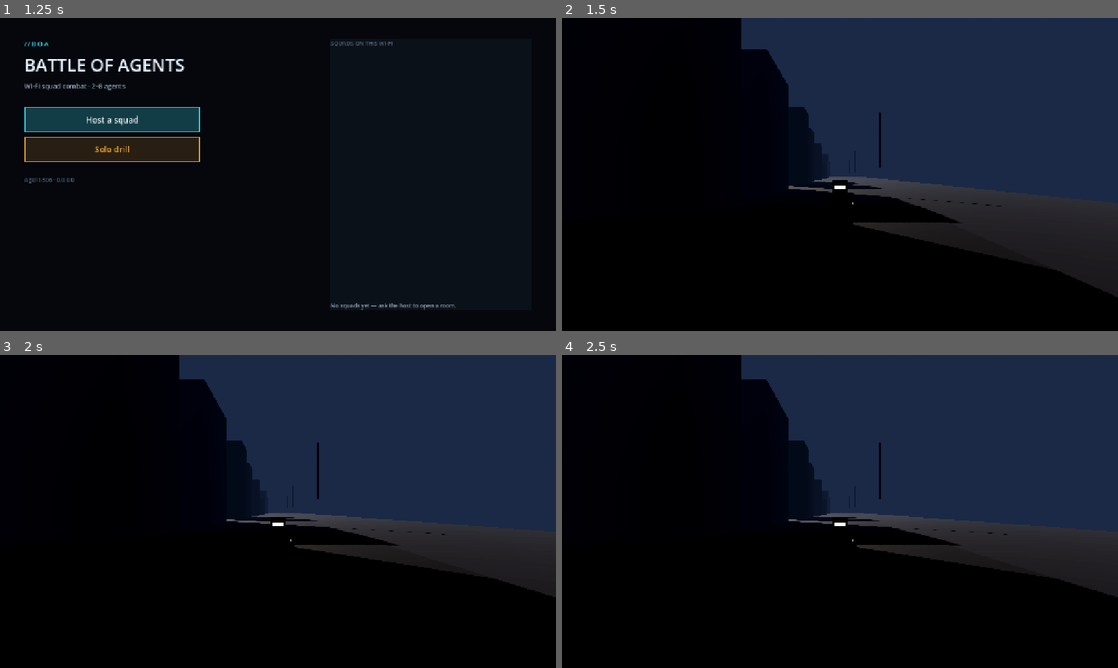
Above: before the commit, frames 1-4 (two rows, left to right).
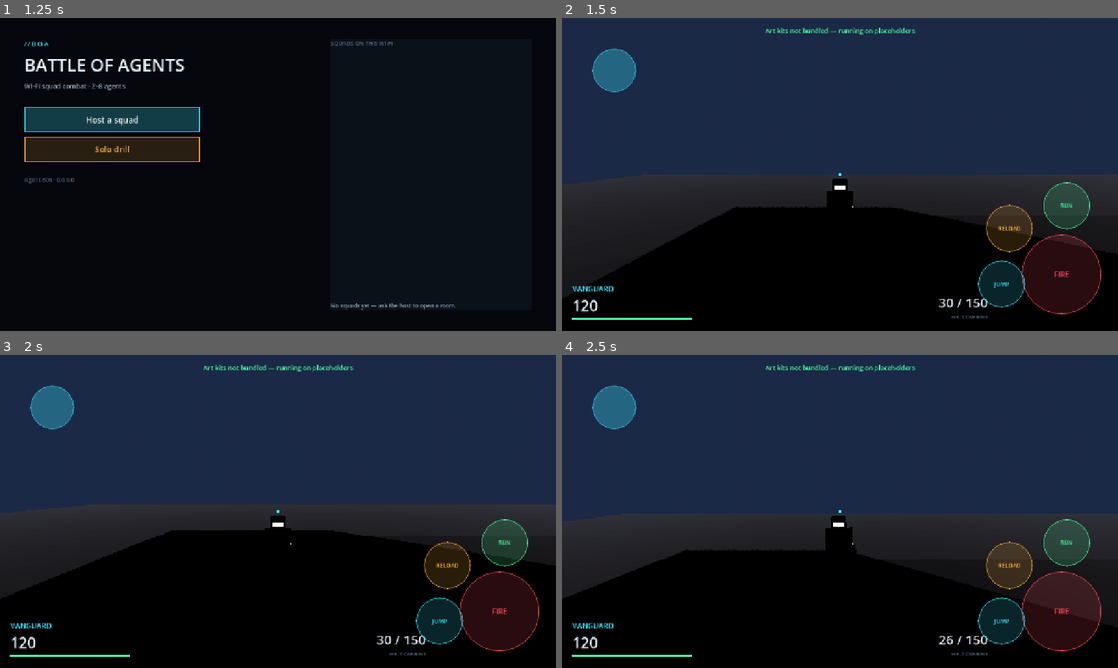
Above: after the commit, the same moments.

Repository: ElyasOmarcodes/My-Game
Game: Godot game, scene res://scenes/Main.tscn
The game is run twice, just before and just after one commit, with the same random seed, the same clock (stepped at 60 frames per second) and the same inputs.
Inputs (mouse positions are in pixels of both pictures, inside the frame that each line leads up to):
- Up to frame 1 (1.25 s): click "Host a squad" at 0.5 s
- Up to frame 2 (1.5 s): click "Solo drill" at 1.25 s
- Up to frame 3 (2 s): no input
- Up to frame 4 (2.5 s): tap Enter at 2 s; move the mouse to (962, 495) at 2.02 s; press the mouse at (962, 495) at 2.03 s; hold D (move_right, bound only before the commit) from 2.03 s (still down); tap Space (jump, bound only before the commit) at 2.27 s; tap Shift (sprint, bound only before the commit) at 2.3 s

Frame 1 is identical in both runs. In frame 2, 38% of the frame differs, in the area x 0-100%, y 0-97%; in frame 3, 36%; in frame 4, 36%.
Error before the commit: Parse Error: Cannot infer the type of "instance" variable because the value doesn't have a set type. (res://scripts/net/net_game.gd:171)

Commit message:
Fix GDScript syntax and prove the build actually has its art
The first export succeeded, but two things could have passed silently: `is not`
is not GDScript and would only have failed at runtime, and a missed asset fetch
would have shipped an APK full of placeholder boxes.

- `is not Node3D` -> `not (node is Node3D)`
- Drop the hand-written input map from project.godot: those serialised
  InputEvent objects are one typo away from breaking the whole project file.
  Keys are read directly instead
- Bind the menu's lambda before passing it, and make report_hit an ordinary
  method rather than a static one reached through the autoload
- CI now fails if fewer than 20 models were fetched, and runs the game headless
  for 240 frames to catch script errors the import step ignores

Co-Authored-By: Claude Opus 5 <noreply@anthropic.com>
Claude-Session: https://claude.ai/code/session_0119TpATQDcJ6F48dj6VQkgu

Diff:
--- a/godot/project.godot
+++ b/godot/project.godot
@@ -33,44 +33,6 @@
 window/handheld/orientation=2
 window/vsync/vsync_mode=0
 
-[input]
-
-move_forward={
-"deadzone": 0.5,
-"events": [Object(InputEventKey,"resource_local_to_scene":false,"resource_name":"","device":-1,"window_id":0,"alt_pressed":false,"shift_pressed":false,"ctrl_pressed":false,"meta_pressed":false,"pressed":false,"keycode":0,"physical_keycode":87,"key_label":0,"unicode":0,"location":0,"echo":false,"script":null)
-]
-}
-move_back={
-"deadzone": 0.5,
-"events": [Object(InputEventKey,"resource_local_to_scene":false,"resource_name":"","device":-1,"window_id":0,"alt_pressed":false,"shift_pressed":false,"ctrl_pressed":false,"meta_pressed":false,"pressed":false,"keycode":0,"physical_keycode":83,"key_label":0,"unicode":0,"location":0,"echo":false,"script":null)
-]
-}
-move_left={
-"deadzone": 0.5,
-"events": [Object(InputEventKey,"resource_local_to_scene":false,"resource_name":"","device":-1,"window_id":0,"alt_pressed":false,"shift_pressed":false,"ctrl_pressed":false,"meta_pressed":false,"pressed":false,"keycode":0,"physical_keycode":65,"key_label":0,"unicode":0,"location":0,"echo":false,"script":null)
-]
-}
-move_right={
-"deadzone": 0.5,
-"events": [Object(InputEventKey,"resource_local_to_scene":false,"resource_name":"","device":-1,"window_id":0,"alt_pressed":false,"shift_pressed":false,"ctrl_pressed":false,"meta_pressed":false,"pressed":false,"keycode":0,"physical_keycode":68,"key_label":0,"unicode":0,"location":0,"echo":false,"script":null)
-]
-}
-jump={
-"deadzone": 0.5,
-"events": [Object(InputEventKey,"resource_local_to_scene":false,"resource_name":"","device":-1,"window_id":0,"alt_pressed":false,"shift_pressed":false,"ctrl_pressed":false,"meta_pressed":false,"pressed":false,"keycode":0,"physical_keycode":32,"key_label":0,"unicode":0,"location":0,"echo":false,"script":null)
-]
-}
-fire={
-"deadzone": 0.5,
-"events": [Object(InputEventMouseButton,"resource_local_to_scene":false,"resource_name":"","device":-1,"window_id":0,"alt_pressed":false,"shift_pressed":false,"ctrl_pressed":false,"meta_pressed":false,"button_mask":0,"position":Vector2(0, 0),"global_position":Vector2(0, 0),"factor":1.0,"button_index":1,"canceled":false,"pressed":true,"double_click":false,"script":null)
-]
-}
-sprint={
-"deadzone": 0.5,
-"events": [Object(InputEventKey,"resource_local_to_scene":false,"resource_name":"","device":-1,"window_id":0,"alt_pressed":false,"shift_pressed":false,"ctrl_pressed":false,"meta_pressed":false,"pressed":false,"keycode":0,"physical_keycode":4194325,"key_label":0,"unicode":0,"location":0,"echo":false,"script":null)
-]
-}
-
 [layer_names]
 
 3d_physics/layer_1="world"
--- a/godot/scripts/game/city_builder.gd
+++ b/godot/scripts/game/city_builder.gd
@@ -173,7 +173,7 @@
 ## sized to its own bounds — the kits ship visuals only, no collision.
 func _instance(scene: PackedScene, position: Vector3, yaw: float, solid: bool) -> void:
 	var node := scene.instantiate()
-	if node is not Node3D:
+	if not (node is Node3D):
 		return
 
 	var model := node as Node3D
--- a/godot/scripts/game/player.gd
+++ b/godot/scripts/game/player.gd
@@ -207,7 +207,7 @@
 	_stride += planar * delta * 2.4
 	_drive_animation(planar)
 
-func _read_input(delta: float) -> void:
+func _read_input(_delta: float) -> void:
 	if _controls == null:
 		return
 
@@ -225,9 +225,9 @@
 	velocity.x = direction.x * speed
 	velocity.z = direction.z * speed
 
-	if Input.is_action_just_pressed("jump"):
+	if _controls.jump_held():
 		_try_jump()
-	if get_meta("firing", false) or Input.is_action_pressed("fire"):
+	if get_meta("firing", false) or _controls.fire_held():
 		fire()
 
 func _try_jump() -> void:
--- a/godot/scripts/net/net_game.gd
+++ b/godot/scripts/net/net_game.gd
@@ -167,12 +167,7 @@
 
 ## Called by the local weapon when its ray lands on someone. The host has the
 ## final say; a client only ever asks.
-static func report_hit(victim_id: String, damage: float) -> void:
-	var instance := Engine.get_main_loop().root.get_node_or_null("/root/NetGame")
-	if instance:
-		instance._request_damage(victim_id, damage)
-
-func _request_damage(victim_id: String, damage: float) -> void:
+func report_hit(victim_id: String, damage: float) -> void:
 	if not connected:
 		# Solo drill: no host to ask, so resolve it here.
 		_apply_damage(victim_id, damage, Session.player_id)
--- a/godot/scripts/ui/main_menu.gd
+++ b/godot/scripts/ui/main_menu.gd
@@ -41,8 +41,9 @@
 	_heading(left, "Wi-Fi squad combat · 2–8 agents", 15, TEXT_MID)
 	_spacer(left, 18)
 
-	_button(left, "Host a squad", CYAN, func():
-		host_requested.emit("%s's squad" % Session.display_name))
+	var on_host := func() -> void:
+		host_requested.emit("%s's squad" % Session.display_name)
+	_button(left, "Host a squad", CYAN, on_host)
 	_button(left, "Solo drill", AMBER, func(): solo_requested.emit())
 	_spacer(left, 12)
 	_heading(left, "%s · %s" % [Session.display_name, Lan.local_ip()], 13, TEXT_LOW)
--- a/godot/scripts/ui/touch_controls.gd
+++ b/godot/scripts/ui/touch_controls.gd
@@ -87,11 +87,11 @@
 	return node
 
 func _button_at(position: Vector2) -> String:
-	for name in _buttons:
-		var node: Control = _buttons[name]
+	for button_name in _buttons:
+		var node: Control = _buttons[button_name]
 		var centre := node.position + node.size * 0.5
 		if position.distance_to(centre) <= node.size.x * 0.5:
-			return name
+			return button_name
 	return ""
 
 func _input(event: InputEvent) -> void:
@@ -162,7 +162,17 @@
 	look = Vector2.ZERO
 	return delta
 
-## Keyboard falls back in for desktop testing.
+## Keyboard falls back in for desktop testing. Keys are read directly rather
+## than through the input map: a hand-written map in project.godot is one typo
+## away from breaking the whole project file.
 func move_axis() -> Vector2:
-	var keys := Input.get_vector("move_left", "move_right", "move_back", "move_forward")
+	var keys := Vector2(
+		float(Input.is_key_pressed(KEY_D)) - float(Input.is_key_pressed(KEY_A)),
+		float(Input.is_key_pressed(KEY_W)) - float(Input.is_key_pressed(KEY_S)))
 	return keys if keys.length_squared() > 0.01 else move
+
+func jump_held() -> bool:
+	return Input.is_key_pressed(KEY_SPACE)
+
+func fire_held() -> bool:
+	return Input.is_mouse_button_pressed(MOUSE_BUTTON_LEFT)
